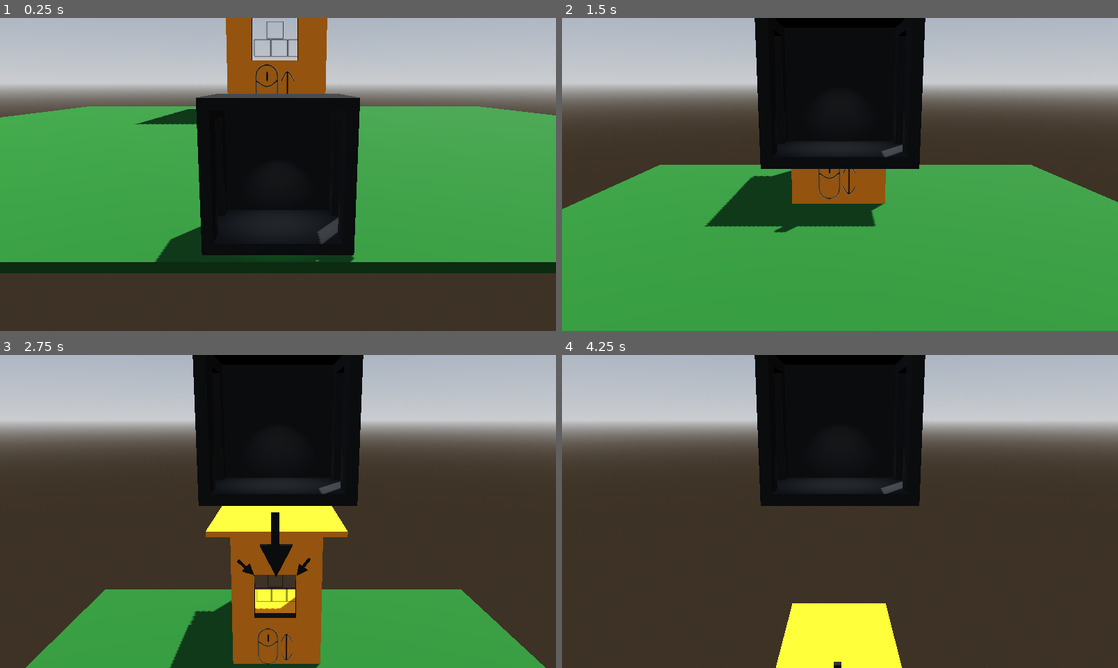
Above: before the commit, frames 1-4 (two rows, left to right).
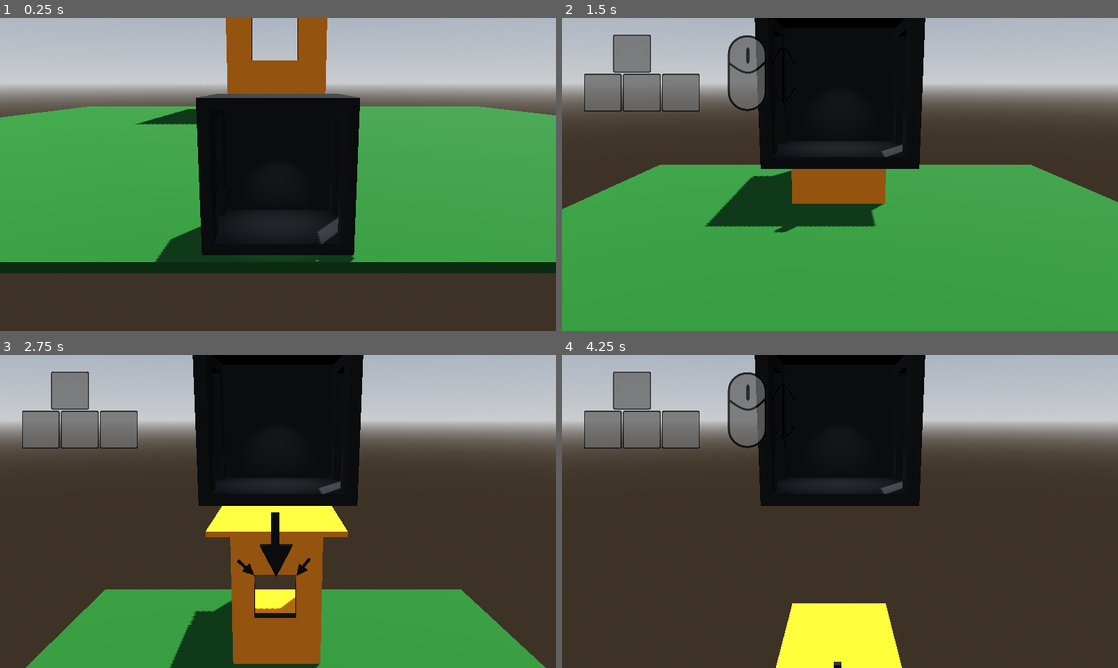
Above: after the commit, the same moments.

Repository: GriffinBaxter/Prof-Oddheart-or-How-I-Learned-to-Stop-Worrying-and-Love-the-Elevator
Game: Godot game, scene res://Scenes/main_menu.tscn
The game is run twice, just before and just after one commit, with the same random seed, the same clock (stepped at 60 frames per second) and the same inputs. Sound files missing from this copy of the repository are replaced by a short silence.
Inputs:
- Up to frame 1 (0.25 s): no input
- Up to frame 2 (1.5 s): tap Enter at 0.5 s; hold W (up) from 0.53 s (still down); tap Q (drop) at 0.6, 1.35 s
- Up to frame 3 (2.75 s): keep holding W (up); tap Q (drop) at 2.1 s
- Up to frame 4 (4.25 s): keep holding W (up); tap Q (drop) at 2.85, 3.6 s

The runs differ from the first frame. In frame 1, 0.3% of the frame differs, in the area x 45-54%, y 1-25%; in frame 2, 3.8%, in the area x 4-53%, y 5-58%; in frame 3, 2.7%; in frame 4, 3.7%.

Commit message:
Update main menu to show blinking tooltips

Diff:
--- a/Scenes/main_menu.tscn
+++ b/Scenes/main_menu.tscn
@@ -4,8 +4,8 @@
 [ext_resource type="PackedScene" uid="uid://qjq33xvfin8d" path="res://Scenes/elevator.tscn" id="2_yhxw7"]
 [ext_resource type="PackedScene" uid="uid://lw1umd5j3fm0" path="res://Scenes/main_menu_building.tscn" id="3_trj04"]
 [ext_resource type="PackedScene" uid="uid://ce0k16aalf6ma" path="res://Scenes/arrow.tscn" id="4_16hvj"]
-[ext_resource type="Texture2D" uid="uid://c755wd7dsaisi" path="res://Images/wasd.png" id="6_t1dhk"]
 [ext_resource type="Texture2D" uid="uid://dp32061bf2r22" path="res://Images/mouse.png" id="7_5egv6"]
+[ext_resource type="Texture2D" uid="uid://dmby124bmub76" path="res://Images/wasd_filled_in.png" id="7_cp0ys"]
 
 [sub_resource type="ProceduralSkyMaterial" id="ProceduralSkyMaterial_06t4h"]
 sky_horizon_color = Color(0.662243, 0.671743, 0.686743, 1)
@@ -22,8 +22,7 @@
 [sub_resource type="StandardMaterial3D" id="StandardMaterial3D_jix8l"]
 albedo_color = Color(0.0588235, 0.301961, 0.0588235, 1)
 
-[sub_resource type="BoxShape3D" id="BoxShape3D_7vrkn"]
-size = Vector3(3.90424, 4.19528, 0.590332)
+[sub_resource type="SphereShape3D" id="SphereShape3D_opfnp"]
 
 [node name="MainMenu" type="Node3D"]
 script = ExtResource("1_cp0ys")
@@ -37,6 +36,7 @@
 
 [node name="Elevator" parent="." instance=ExtResource("2_yhxw7")]
 transform = Transform3D(1, 0, 0, 0, 1, 0, 0, 0, 1, 4.12205, -5.43492, 16.0271)
+mouse_movement_enabled = false
 
 [node name="MainMenuBuilding" parent="." instance=ExtResource("3_trj04")]
 transform = Transform3D(1, 0, 0, 0, 1, 0, 0, 0, 1, 0, 0, -14.4158)
@@ -52,7 +52,7 @@
 
 [node name="CollisionShape3D" type="CollisionShape3D" parent="GoToPlay"]
 transform = Transform3D(1, 0, 0, 0, 1, 0, 0, 0, 1, 3.8521, 0.245804, -0.165904)
-shape = SubResource("BoxShape3D_7vrkn")
+shape = SubResource("SphereShape3D_opfnp")
 
 [node name="Arrows" type="Node3D" parent="."]
 
@@ -69,12 +69,31 @@
 transform = Transform3D(3, -5.24537e-07, 0, 5.24537e-07, 3, 0, 0, 0, 3, 3.95457, -6.55056, -13.7639)
 visible = false
 
-[node name="WASD" type="Sprite3D" parent="."]
-transform = Transform3D(0.68122, 0, 0, 0, 0.693173, 0, 0, 0, 1, 4.23073, 0, -16.6251)
-texture = ExtResource("6_t1dhk")
+[node name="UI" type="Control" parent="."]
+layout_mode = 3
+anchors_preset = 0
+offset_right = 40.0
+offset_bottom = 40.0
 
-[node name="Mouse" type="Sprite3D" parent="."]
-transform = Transform3D(1, 0, 0, 0, 1, 0, 0, 0, 1, 3.68042, -4.19952, -12.573)
+[node name="Wasd" type="TextureRect" parent="UI"]
+modulate = Color(0.411765, 0.411765, 0.411765, 0.784314)
+layout_mode = 0
+offset_left = 61.0
+offset_top = 47.0
+offset_right = 736.0
+offset_bottom = 495.0
+scale = Vector2(0.5, 0.5)
+texture = ExtResource("7_cp0ys")
+
+[node name="Mouse" type="TextureRect" parent="UI"]
+visible = false
+modulate = Color(0.411765, 0.411765, 0.411765, 0.784314)
+layout_mode = 0
+offset_left = 433.0
+offset_top = 31.0
+offset_right = 865.0
+offset_bottom = 460.0
+scale = Vector2(0.6, 0.6)
 texture = ExtResource("7_5egv6")
 
 [connection signal="body_entered" from="GoToPlay" to="." method="_on_go_to_play_body_entered"]
--- a/Scripts/elevator.gd
+++ b/Scripts/elevator.gd
@@ -6,7 +6,10 @@
 @export var elevator_strength := 2.
 @export var smooth_camera_percent := 0.1
 @export var enable_conversations := true
+@export var mouse_movement_enabled := true
 
+var wasd_used := false
+var mouse_used := false
 var people_in_elevator := []
 var game_lost := false
 var game_won := false
@@ -36,13 +39,17 @@
 		var input := Input.get_vector("left", "right", "down", "up")
 		var direction := transform.basis * Vector3(input.x, input.y, 0).normalized()
 		if direction:
+			wasd_used = true
 			velocity.x = direction.x * speed
 			velocity.y = direction.y * speed
 		else:
 			velocity.x = move_toward(velocity.x, 0, speed)
 			velocity.y = move_toward(velocity.y, 0, speed)
 
-		velocity.z = speed * Input.get_last_mouse_velocity().y * 0.001
+		if mouse_movement_enabled:
+			if wasd_used and Input.get_last_mouse_velocity().y != 0:
+				mouse_used = true
+			velocity.z = speed * Input.get_last_mouse_velocity().y * 0.001
 
 		if people_in_elevator.size() >= 3:
 			velocity.y -= people_in_elevator.size() ** 1.5 - 3
--- a/Scripts/main_menu.gd
+++ b/Scripts/main_menu.gd
@@ -1,6 +1,11 @@
 extends Node3D
 
 const MAIN = preload("res://Scenes/main.tscn")
+
+var elevator: CharacterBody3D
+
+@onready var wasd: TextureRect = $UI/Wasd
+@onready var mouse: TextureRect = $UI/Mouse
 
 
 func _on_go_to_play_body_entered(body: Node3D) -> void:
@@ -10,3 +15,23 @@
 
 func change_scene_to_main() -> void:
 	get_tree().change_scene_to_packed(MAIN)
+
+
+func _ready() -> void:
+	elevator = get_tree().get_first_node_in_group("elevator")
+	blink_tooltips()
+
+
+func blink_tooltips() -> void:
+	while !elevator.wasd_used:
+		wasd.hide()
+		await get_tree().create_timer(0.5).timeout
+		wasd.show()
+		await get_tree().create_timer(0.5).timeout
+	elevator.mouse_movement_enabled = true
+	while !elevator.mouse_used:
+		mouse.show()
+		await get_tree().create_timer(0.5).timeout
+		mouse.hide()
+		await get_tree().create_timer(0.5).timeout
+	mouse.show()
Binary file changed: Images/mouse.png
Binary file removed: Images/wasd.png
Not shown, removed: Images/wasd.png.import
